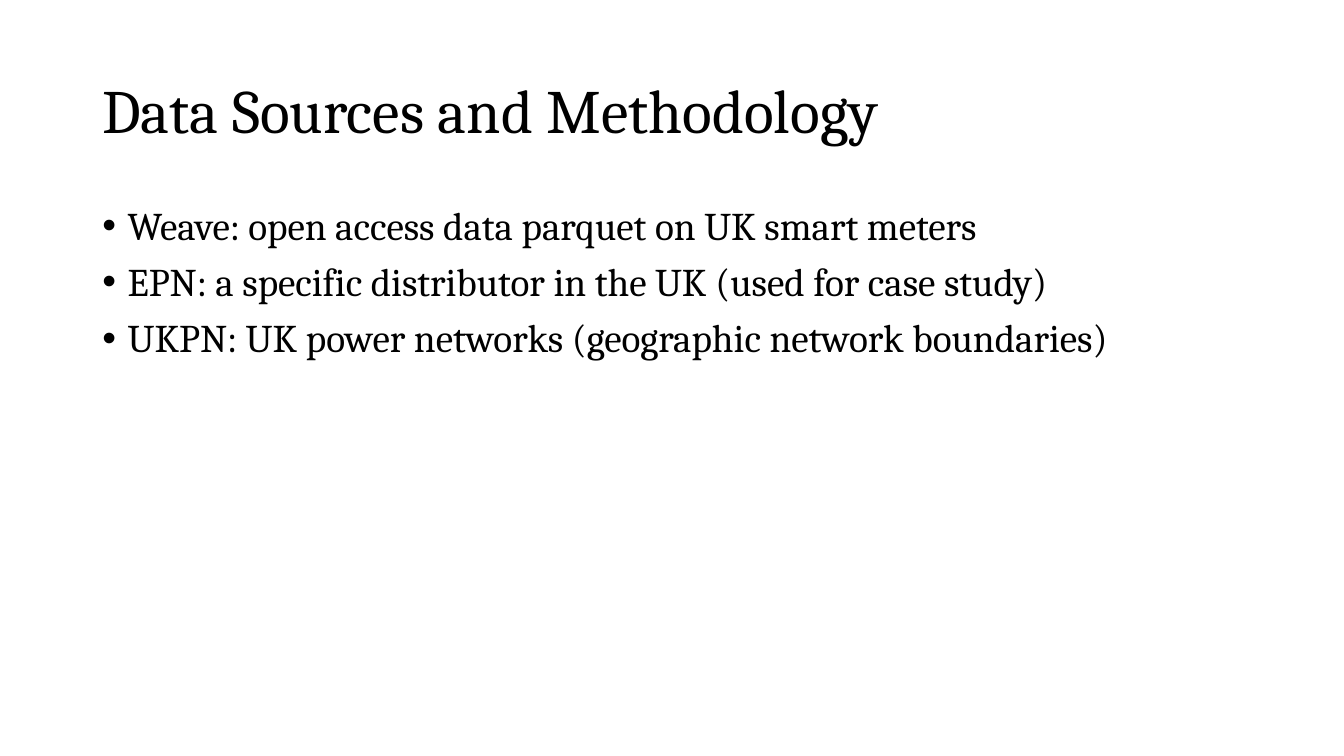
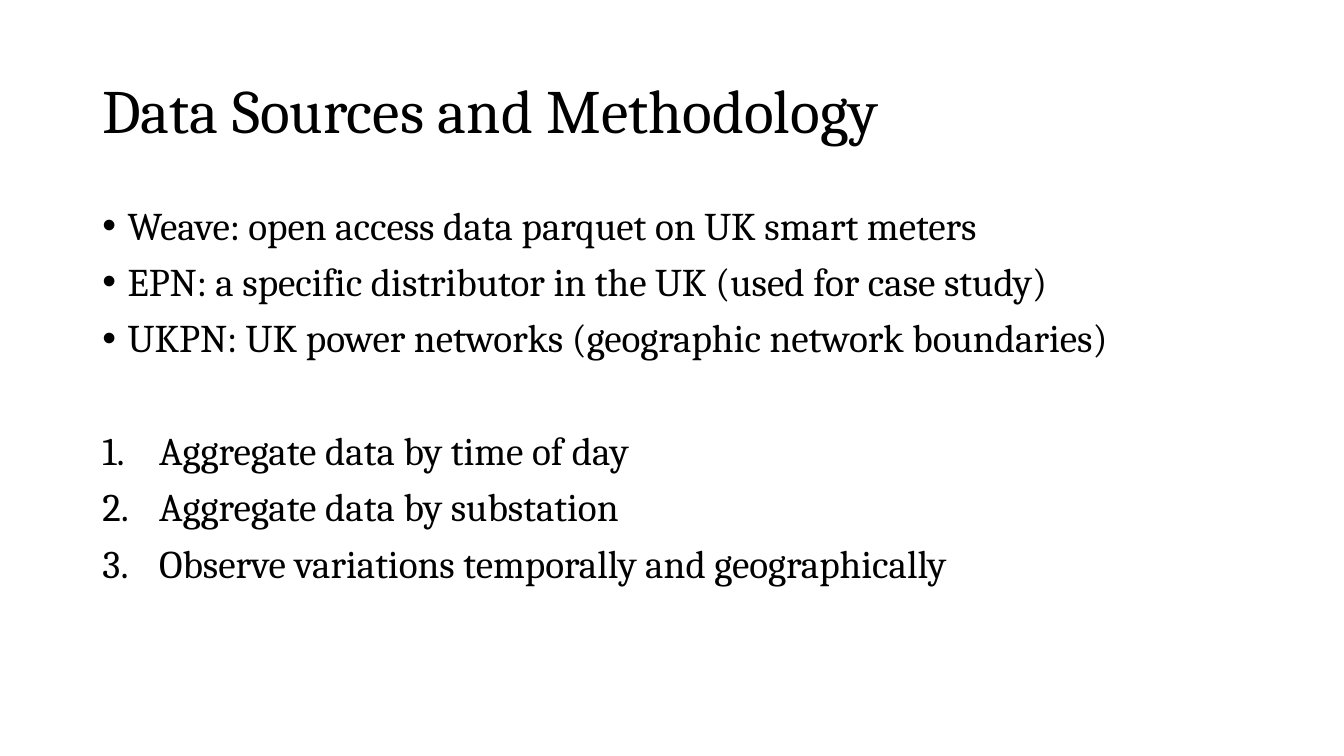
Before and after one commit to amjamz/30538-finalproject-smartmeters, a slide deck: slide 3 of Presentation.pptx. Drawn at 1344x756 pixels with LibreOffice and Linux fonts; fonts in the diff are those of the drawing. Boxes give left, top, right and bottom in pixels: in the first picture for what was removed or moved away, otherwise in the second. Text is boxed around its words. In the diff, an @@ line names an element or a change of style, - is before the commit and + after.

Commit message:
Updated presentation

```diff
--- a/Presentation.pptx
+++ b/Presentation.pptx
@@ text at bbox=[159, 437, 946, 587]: paragraphs added @@
+1. Aggregate data by time of day
+2. Aggregate data by substation
+3. Observe variations temporally and geographically
```
Also in this commit, not shown: 1 other file.
